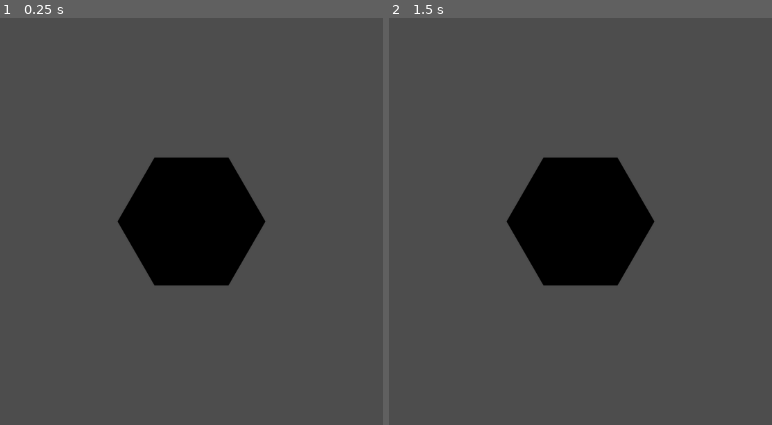
Above: before the commit, frames 1-2 (left to right).
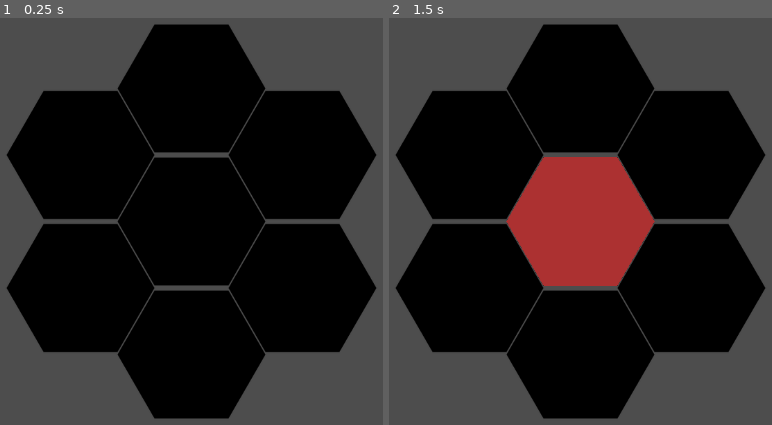
Above: after the commit, the same moments.

Repository: ima-cow/Godot-Testing
Game: Godot game, scene res://scenes/game.tscn
The game is run twice, just before and just after one commit, with the same random seed, the same clock (stepped at 60 frames per second) and the same inputs.
Inputs (mouse positions are in pixels of both pictures, inside the frame that each line leads up to):
- Up to frame 1 (0.25 s): no input
- Up to frame 2 (1.5 s): tap Enter at 0.5 s; press the mouse at (580, 221) at 0.53 s; tap Space at 1.25 s; move the mouse to (419, 245) at 1.27 s; release the mouse at (419, 245) at 1.28 s; click (419, 245) at 1.35 s

The runs differ from the first frame. In frame 1, 55% of the frame differs, in the area x 1-99%, y 1-99%; in frame 2, 64%.

Commit message:
Continued working on clicking hexs

Diff:
--- a/scenes/game.tscn
+++ b/scenes/game.tscn
@@ -1,8 +1,8 @@
 [gd_scene load_steps=4 format=3 uid="uid://b0pyuxk5dlcom"]
 
 [ext_resource type="Script" uid="uid://c138lt85hei3v" path="res://scripts/hex_grid.gd" id="1_lnu2h"]
-[ext_resource type="Script" uid="uid://588b4nnrkpid" path="res://scripts/hex.gd" id="1_uwrxv"]
 [ext_resource type="Texture2D" uid="uid://xcyw7prkjkby" path="res://assets/hexagon.png" id="1_yqjtg"]
+[ext_resource type="Texture2D" uid="uid://bgexqpeya8w2x" path="res://assets/hexagon_red.png" id="2_lnu2h"]
 
 [node name="Game" type="Node2D"]
 
@@ -10,12 +10,66 @@
 
 [node name="HexGrid" type="Node2D" parent="."]
 script = ExtResource("1_lnu2h")
+redHex = ExtResource("2_lnu2h")
 
 [node name="Hex" type="Area2D" parent="HexGrid"]
-script = ExtResource("1_uwrxv")
 
 [node name="Sprite2D" type="Sprite2D" parent="HexGrid/Hex"]
 texture = ExtResource("1_yqjtg")
 
 [node name="CollisionPolygon2D" type="CollisionPolygon2D" parent="HexGrid/Hex"]
 polygon = PackedVector2Array(54, -93, 107, 0, 54, 93, -54, 93, -107, 0, -54, -93)
+
+[node name="Hex2" type="Area2D" parent="HexGrid"]
+position = Vector2(160, -96)
+
+[node name="Sprite2D" type="Sprite2D" parent="HexGrid/Hex2"]
+texture = ExtResource("1_yqjtg")
+
+[node name="CollisionPolygon2D" type="CollisionPolygon2D" parent="HexGrid/Hex2"]
+polygon = PackedVector2Array(54, -93, 107, 0, 54, 93, -54, 93, -107, 0, -54, -93)
+
+[node name="Hex3" type="Area2D" parent="HexGrid"]
+position = Vector2(-160, 96)
+
+[node name="Sprite2D" type="Sprite2D" parent="HexGrid/Hex3"]
+texture = ExtResource("1_yqjtg")
+
+[node name="CollisionPolygon2D" type="CollisionPolygon2D" parent="HexGrid/Hex3"]
+polygon = PackedVector2Array(54, -93, 107, 0, 54, 93, -54, 93, -107, 0, -54, -93)
+
+[node name="Hex4" type="Area2D" parent="HexGrid"]
+position = Vector2(0, 192)
+
+[node name="Sprite2D" type="Sprite2D" parent="HexGrid/Hex4"]
+texture = ExtResource("1_yqjtg")
+
+[node name="CollisionPolygon2D" type="CollisionPolygon2D" parent="HexGrid/Hex4"]
+polygon = PackedVector2Array(54, -93, 107, 0, 54, 93, -54, 93, -107, 0, -54, -93)
+
+[node name="Hex5" type="Area2D" parent="HexGrid"]
+position = Vector2(160, 96)
+
+[node name="Sprite2D" type="Sprite2D" parent="HexGrid/Hex5"]
+texture = ExtResource("1_yqjtg")
+
+[node name="CollisionPolygon2D" type="CollisionPolygon2D" parent="HexGrid/Hex5"]
+polygon = PackedVector2Array(54, -93, 107, 0, 54, 93, -54, 93, -107, 0, -54, -93)
+
+[node name="Hex6" type="Area2D" parent="HexGrid"]
+position = Vector2(-160, -96)
+
+[node name="Sprite2D" type="Sprite2D" parent="HexGrid/Hex6"]
+texture = ExtResource("1_yqjtg")
+
+[node name="CollisionPolygon2D" type="CollisionPolygon2D" parent="HexGrid/Hex6"]
+polygon = PackedVector2Array(54, -93, 107, 0, 54, 93, -54, 93, -107, 0, -54, -93)
+
+[node name="Hex7" type="Area2D" parent="HexGrid"]
+position = Vector2(0, -192)
+
+[node name="Sprite2D" type="Sprite2D" parent="HexGrid/Hex7"]
+texture = ExtResource("1_yqjtg")
+
+[node name="CollisionPolygon2D" type="CollisionPolygon2D" parent="HexGrid/Hex7"]
+polygon = PackedVector2Array(54, -93, 107, 0, 54, 93, -54, 93, -107, 0, -54, -93)
--- a/scripts/hex_grid.gd
+++ b/scripts/hex_grid.gd
@@ -1,9 +1,16 @@
 extends Node2D
 
+@export var redHex = Texture2D
+
 func _ready():
-	var hex = get_node("Hex")
 	for Area2D in get_children():
 		Area2D.input_event.connect(_on_hex_input_event)
 
 func _on_hex_input_event(viewport, event, shape_idx):
-	print("Test")
+	if event.is_action_pressed("click"):
+		print("click")
+		var sprite = Sprite2D.new()
+		sprite.texture = redHex
+		add_child(sprite)
+	else:
+		print("hover")
Binary file added: assets/hexagon_red.png
Not shown, added: assets/hexagon_red.png.import
